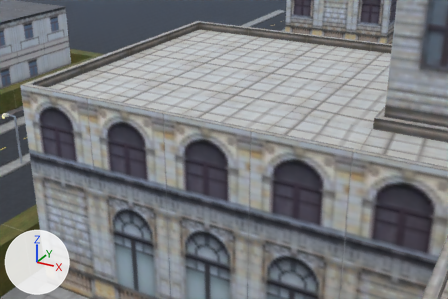
The glTF model assets/arena/city/city.glb, before and after one commit.
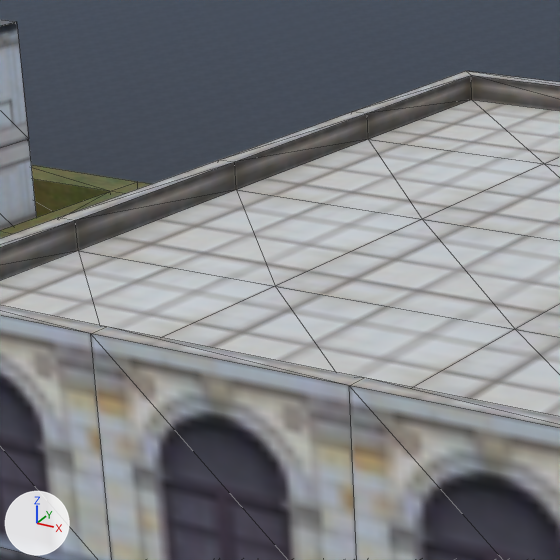
Each version appears first from a 50 mm camera at (63.09, -29.65, 27.61) aimed at (44.24, 4.63, 10.48), and next in a close-up on the part from 13% to 50% of the width and 0% to 55% of the height. Arrows for +X, +Y and +Z are at lower left; the lights stay in place. The last two pictures show the newer version. The close-ups show mesh edges as thin lines. Where no turn or scale is listed for an object, it has been applied to the vertices.

Script lines for the objects in view, before the commit:
```python
me_building01 = bpy.data.meshes.new('Building01')
me_building01.from_pydata(...)  # 1095 vertices, 2162 faces; spans x -35.0..35.0, y -45.0..45.0, z 0.0..41.6
me_building01.materials.append(mat_city_facade)  # picture img_city_facades
me_building12 = bpy.data.meshes.new('Building12')
me_building12.from_pydata(...)  # 353 vertices, 706 faces; spans x -30.0..30.0, y -15.0..15.0, z 0.0..15.6
me_building12.materials.append(mat_city_facade)  # picture img_city_facades
me_ground = bpy.data.meshes.new('Ground')
me_ground.from_pydata(...)  # 4 vertices, 2 faces; spans x -320.0..320.0, y -320.0..320.0, z 0.0
me_ground.materials.append(mat_city_asphalt)  # picture img_city_asphalt
ob_building01 = bpy.data.objects.new('Building01', me_building01)
ob_building01.location = (66.0, 0.0, 0.0)
ob_building12 = bpy.data.objects.new('Building12', me_building12)
ob_building12.location = (-25.0, 28.0, 0.0)
ob_ground = bpy.data.objects.new('Ground', me_ground)
ob_ground.location = (0.0, 0.0, 0.0)
```
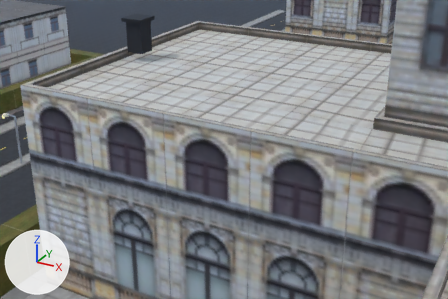
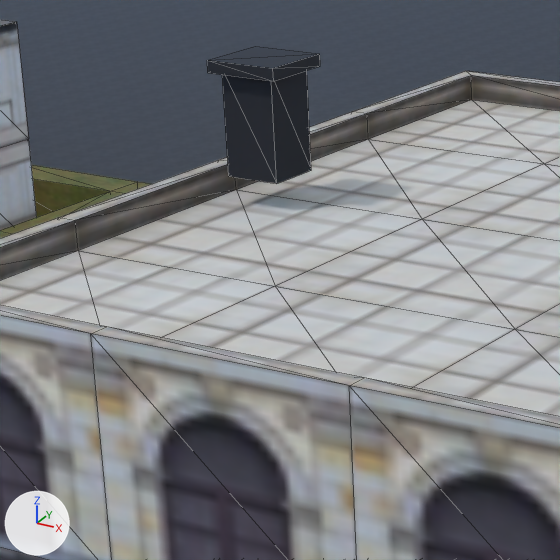
What differs and where, as boxes [x1, y1, x2, y2] in the close-ups (560 x 560 px):
'Chimney', added (black): after [222, 71, 311, 184]
'ChimneyCap', added: after [207, 46, 320, 81]

The change, as a list of edits to the scene's bpy script:
```text
Add me_chimneycap:
    me_chimneycap.from_pydata(...)  # a box spanning x -0.8..0.8, y -0.8..0.8, z -0.12..0.12
    me_chimneycap.materials.append(mat_city_dark)  # black #1e1e22
Add me_chimney:
    me_chimney.from_pydata(...)  # a box spanning x -0.6..0.6, y -0.6..0.6, z -1.1..1.1
    me_chimney.materials.append(mat_city_dark)  # black #1e1e22
Add ob_chimneycap:
    ob_chimneycap = bpy.data.objects.new('ChimneyCap', me_chimneycap)
    ob_chimneycap.location = (37.6, 4.6, 18.79)
Add ob_chimney:
    ob_chimney = bpy.data.objects.new('Chimney', me_chimney)
    ob_chimney.location = (37.6, 4.6, 17.64)
```
